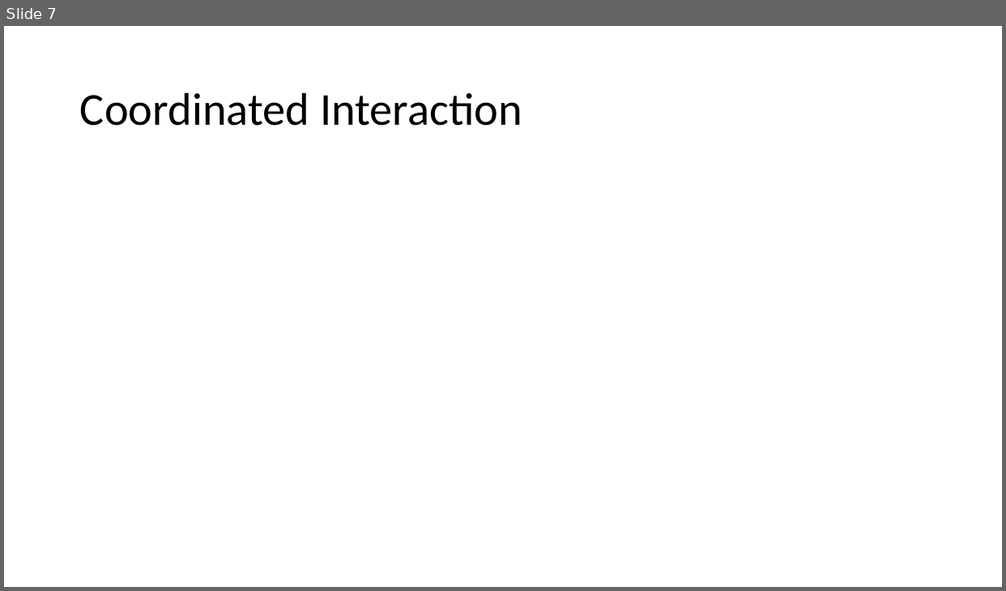
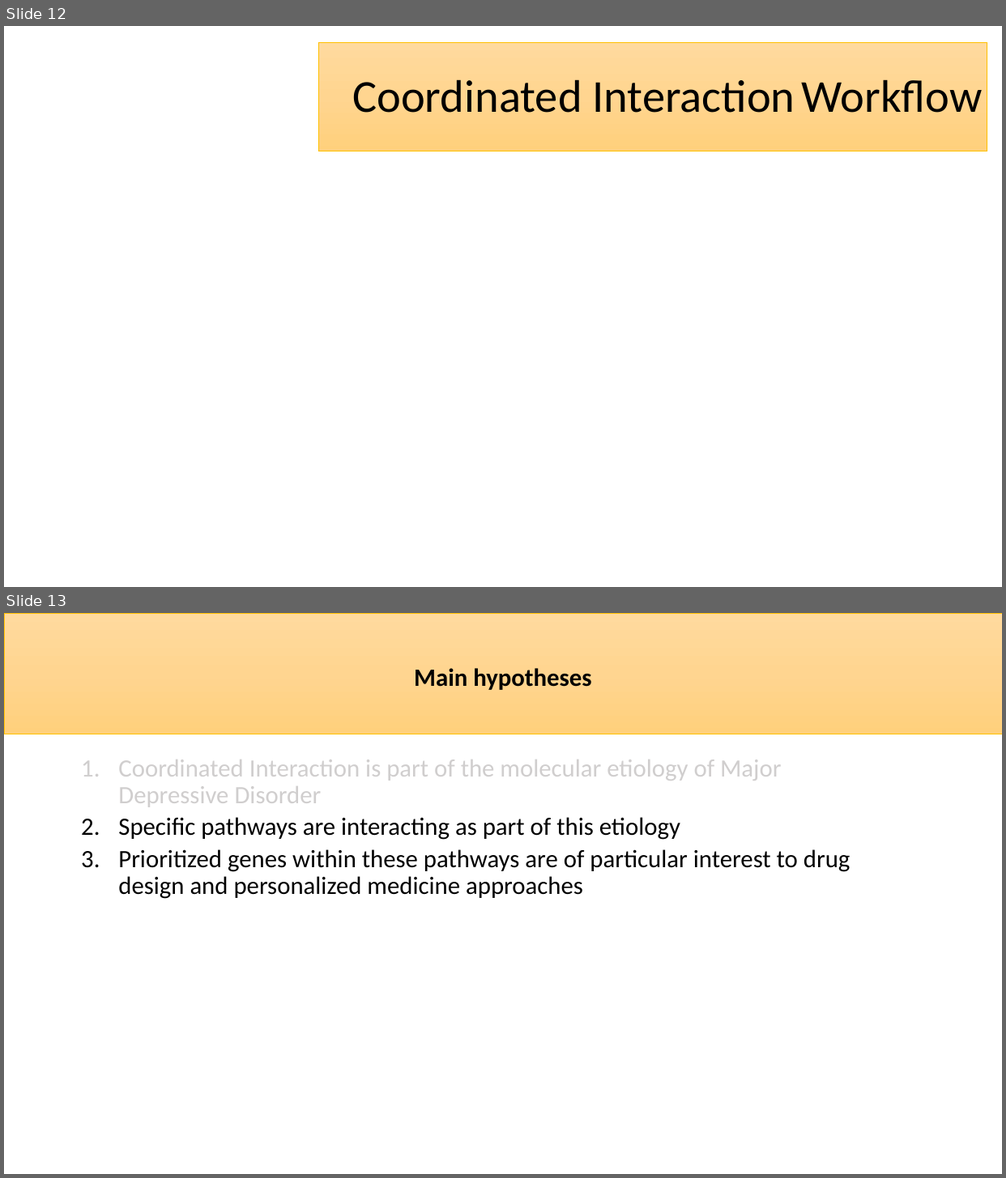
Before and after one commit to JolienRietkerk/PhD, a slide deck: doc/PhD intro to MPI.pptx. Shown one above the other, each under a label of ours: slide 7 before the commit, slides 12 and 13 after it. The pictures are 1006x591 and 1006x1178 pixels, drawn with LibreOffice and Linux fonts; fonts in the diff are those of the drawing; background and template pictures are left out. Boxes give left, top, right and bottom in pixels: in the first picture for what was removed or moved away, otherwise in the second. Text is boxed around its words. In the diff, an @@ line names an element or a change of style, - is before the commit and + after.

```diff
--- a/doc/PhD intro to MPI.pptx
+++ b/doc/PhD intro to MPI.pptx
@@ slide 13 added at (4, 613, 1002, 1174), background #FFFFFF @@
@@ rectangle added at (4, 613, 1002, 735), fill gradient #FFDB9E to #FFD590 to #FFD07C, outline #FFC000 0.5 pt, 24 pt, text #000000, bold @@
+Main hypotheses
@@ text added at (118, 760, 850, 899), 24 pt, text #000000 @@
+  1. Coordinated Interaction is part of the molecular etiology of Major Depressive Disorder
+  2. Specific pathways are interacting as part of this etiology
+  3. Prioritized genes within these pathways are of particular interest to drug design and personalized medicine approaches
@@ what was slide 7 is now slide 12 @@
@@ slide 12 changed as well @@
@@ rectangle added at (318, 42, 987, 151), fill gradient #FFDB9E to #FFD590 to #FFD07C, outline #FFC000 0.5 pt @@
@@ title at (352, 79, 982, 113): text changed @@
-Coordinated Interaction
+Coordinated Interaction Workflow
```
Also in this commit, not shown: 3 other slides changed, 10 other slides added, 3 slides removed.
